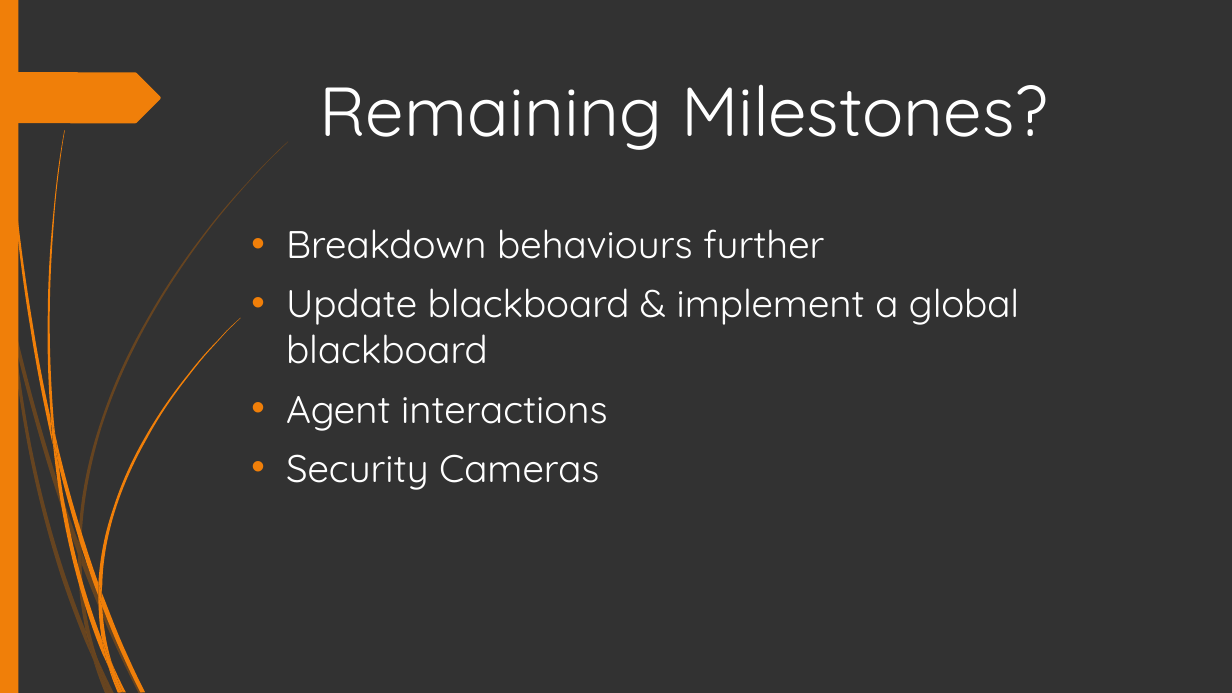
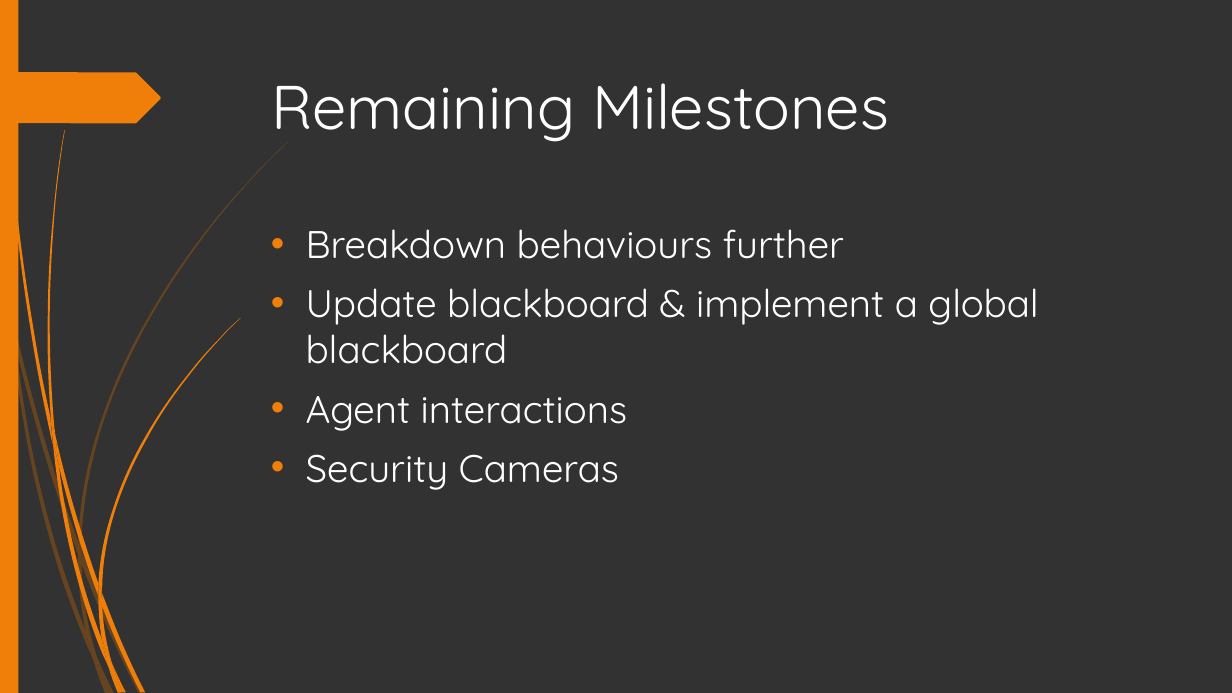
Before and after one commit to HenryWilliam95/AI_FINAL_PROJECT, a slide deck: slide 7 of Documents/Presentation-1.pptx (slide 3 before the commit). Drawn at 1232x693 pixels with LibreOffice and Linux fonts; fonts in the diff are those of the drawing. Boxes give left, top, right and bottom in pixels: in the first picture for what was removed or moved away, otherwise in the second. Text is boxed around its words. In the diff, an @@ line names an element or a change of style, - is before the commit and + after.

```diff
--- a/Documents/Presentation-1.pptx
+++ b/Documents/Presentation-1.pptx
@@ title at (271, 83, 889, 142): text changed; size 54 to 48 pt @@
-Remaining Milestones?
+Remaining Milestones
@@ text "Breakdown behaviours further": place and size @@
-text "Breakdown behaviours further" at (286, 229, 1019, 490)
+text "Breakdown behaviours further" at (306, 229, 1038, 490)
```
Also in this commit, not shown: 2 other slides changed, 6 slides added, 2 slides removed.
